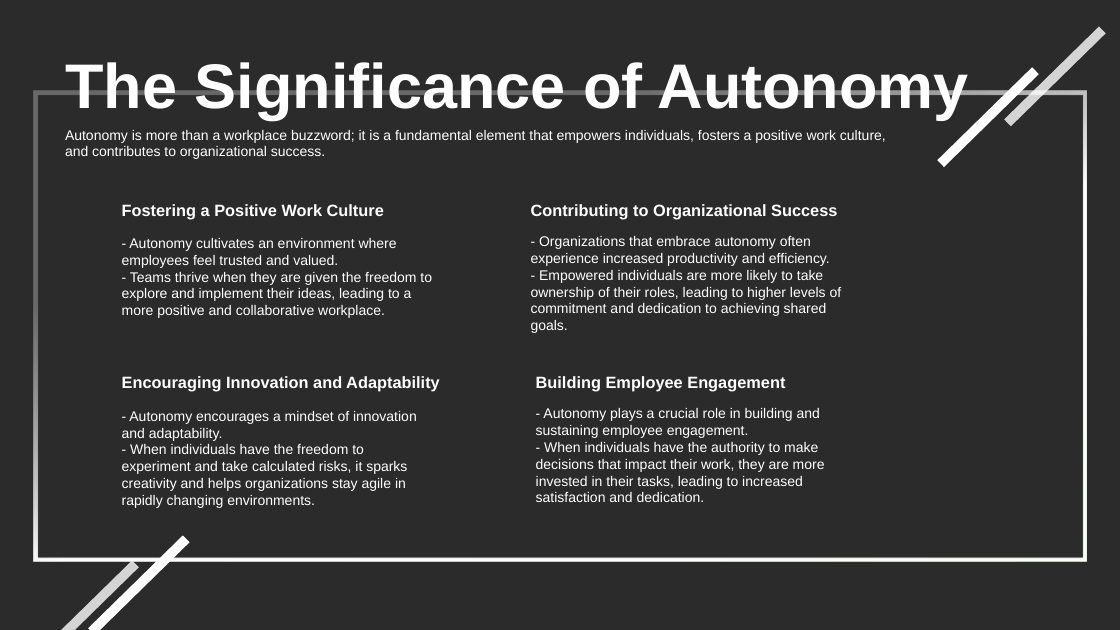
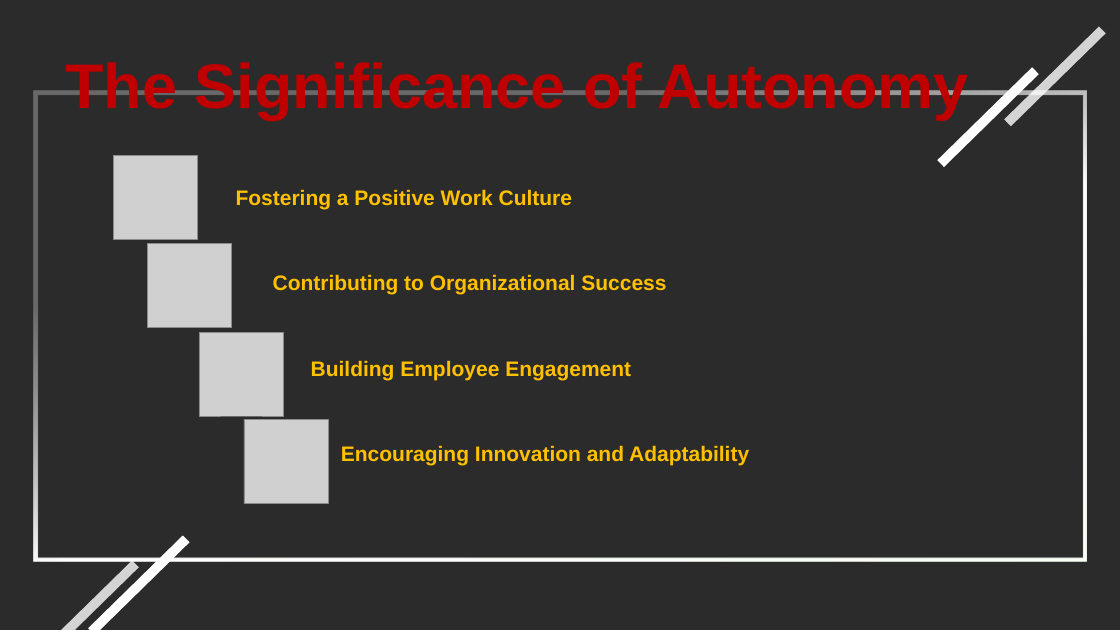
Before and after one commit to tringuyen2711/JTYB, a slide deck: slide 4 of Challenge 0/Autonomy.pptx. Drawn at 1120x630 pixels with LibreOffice and Linux fonts; fonts in the diff are those of the drawing; grey boxes stand for pictures; background and template pictures are left out; a plain dark background stands for a picture behind light text. Boxes give left, top, right and bottom in pixels: in the first picture for what was removed or moved away, otherwise in the second. Text is boxed around its words. In the diff, an @@ line names an element or a change of style, - is before the commit and + after.

Commit message:
fix again

```diff
--- a/Challenge 0/Autonomy.pptx
+++ b/Challenge 0/Autonomy.pptx
@@ text "The Significance of Autonomy" at (66,62,969,120): text colour #FFFFFF to #C00000 @@
@@ text removed at (65,130,886,159) @@
-Autonomy is more than a workplace buzzword; it is a fundamental element that empowers individuals, fosters a positive work culture, and contributes to organizational success.
@@ picture added at (113,155,197,239) @@
@@ text "Fostering a Positive Work Culture": place and size @@
-text "Fostering a Positive Work Culture" at (122,204,384,219)
+text "Fostering a Positive Work Culture" at (236,189,572,210)
@@ text removed at (122,238,432,318) @@
-- Autonomy cultivates an environment where employees feel trusted and valued.
-- Teams thrive when they are given the freedom to explore and implement their ideas, leading to a more positive and collaborative workplace.
@@ text removed at (531,236,842,333) @@
-- Organizations that embrace autonomy often experience increased productivity and efficiency.
-- Empowered individuals are more likely to take ownership of their roles, leading to higher levels of commitment and dedication to achieving shared goals.
@@ picture added at (148,244,232,328) @@
@@ text "Contributing to Organizational Success": place and size @@
-text "Contributing to Organizational Success" at (531,204,837,220)
+text "Contributing to Organizational Success" at (273,274,666,294)
@@ picture added at (199,332,283,416) @@
@@ text "Building Employee Engagement": place and size @@
-text "Building Employee Engagement" at (536,376,785,392)
+text "Building Employee Engagement" at (311,360,631,380)
@@ text removed at (122,411,417,508) @@
-- Autonomy encourages a mindset of innovation and adaptability.
-- When individuals have the freedom to experiment and take calculated risks, it sparks creativity and helps organizations stay agile in rapidly changing environments.
@@ picture added at (245,419,329,503) @@
@@ text removed at (536,408,825,502) @@
-- Autonomy plays a crucial role in building and sustaining employee engagement.
-- When individuals have the authority to make decisions that impact their work, they are more invested in their tasks, leading to increased satisfaction and dedication.
@@ size 14 to 18 pt, text colour #FFFFFF to #FFC000 in 4 elements at (236,189,572,210), (311,360,631,380), (273,274,666,294), (341,445,749,465) @@
@@ text "Encouraging Innovation and Adaptability": place and size @@
-text "Encouraging Innovation and Adaptability" at (122,376,440,392)
+text "Encouraging Innovation and Adaptability" at (341,445,749,465)
```
Also in this commit, not shown: 8 other slides changed.
